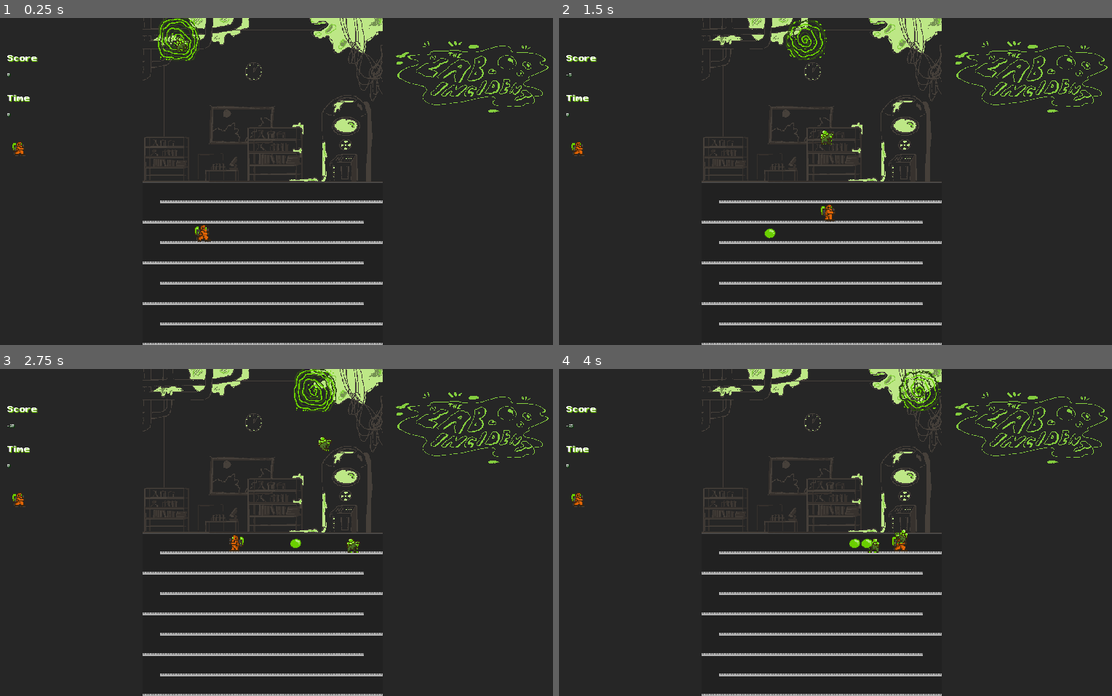
Above: before the commit, frames 1-4 (two rows, left to right).
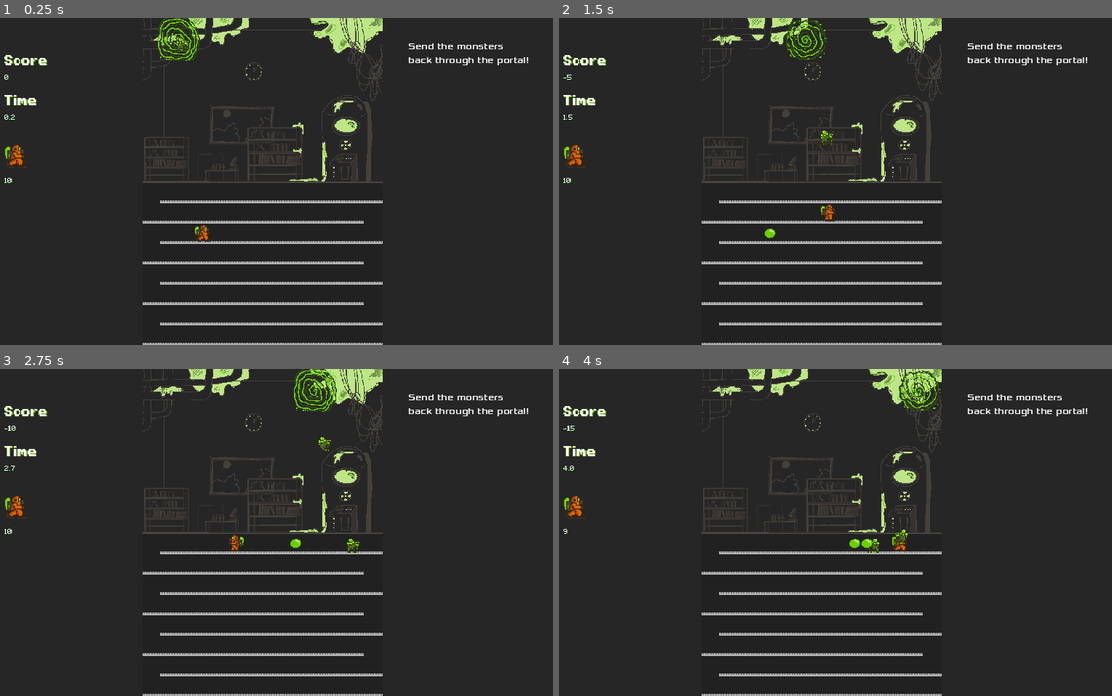
Above: after the commit, the same moments.

Repository: KrolPolski/Finnish-Game-Jam-2025
Game: Godot game, scene res://scenes/level_1.tscn
Two runs of this game, one before a commit and one after it. Both use one fixed random seed, a clock stepped at 60 frames per second and the inputs below.
Inputs:
- Up to frame 1 (0.25 s): no input
- Up to frame 2 (1.5 s): tap Enter (enter_key) at 0.5, 1.35 s; hold D (move_right) from 0.53 s (still down); tap Space (drop_bubble) at 0.6 s; tap W (climb_up) at 0.77 s
- Up to frame 3 (2.75 s): tap W (climb_up) at 1.52 s; release D (move_right) at 2.03 s; hold A (move_left) from 2.03 s (still down); tap Space (drop_bubble) at 2.1 s
- Up to frame 4 (4 s): release A (move_left) at 2.78 s; hold D (move_right) from 2.78 s (still down); tap Enter (enter_key) at 2.85 s; tap W (climb_up) at 3.02, 3.77 s; tap Space (drop_bubble) at 3.6 s

The runs differ from the first frame. In frame 1, 1.4% of the frame differs, in the area x 0-100%, y 7-51%; in frame 2, 1.4%; in frame 3, 1.4%; in frame 4, 1.4%.

Commit message:
adds timer to HUD

Diff:
--- a/hud.gd
+++ b/hud.gd
@@ -1,15 +1,26 @@
 extends CanvasLayer
 
+var time = 0.0
 # Called when the node enters the scene tree for the first time.
 func _ready() -> void:
 	pass # Replace with function body.
 
 # Called every frame. 'delta' is the elapsed time since the previous frame.
 func _process(delta: float) -> void:
+	time += delta
 	update_score(get_parent().get_node("Portal2").score)
+	update_health(get_parent().get_node("Player").health)
+	update_timer(time)
 
 func update_score(score):
 	$ScoreLable/ScoreCounter.text = str(score)
+
+func update_health(health):
+	$Health.text = str(health)
+
+func update_timer(time):
+	var formatted_time = "%0.1f" % time
+	$TimerLable/TimerCounter.text = str(formatted_time)
 
 func show_message(text):
 	$Message.text = text
--- a/hud.tscn
+++ b/hud.tscn
@@ -8,7 +8,6 @@
 [ext_resource type="Texture2D" uid="uid://dxkdnhlp27p0f" path="res://assets/character_sprites/player_sprite_2.png" id="4_o86w6"]
 [ext_resource type="Texture2D" uid="uid://cxgf4ca15vibu" path="res://assets/character_sprites/player_sprite_3.png" id="5_lovkv"]
 [ext_resource type="Texture2D" uid="uid://b7udvo4usfkrw" path="res://assets/character_sprites/player_sprite_4.png" id="6_kf48v"]
-[ext_resource type="Texture2D" uid="uid://c56ho2dnwkyis" path="res://assets/tilesets/title_screen.png" id="7_o2kq2"]
 
 [sub_resource type="SpriteFrames" id="SpriteFrames_8ww85"]
 animations = [{
@@ -34,14 +33,14 @@
 script = ExtResource("1_0a48s")
 
 [node name="ScoreLable" type="Label" parent="."]
-offset_left = 71.0
+offset_left = 64.0
 offset_top = 72.0
-offset_right = 169.0
+offset_right = 162.0
 offset_bottom = 111.0
 theme_override_colors/font_color = Color(1, 1, 1, 1)
 theme_override_colors/font_shadow_color = Color(0.439216, 0.8, 0, 1)
 theme_override_fonts/font = ExtResource("2_getvw")
-theme_override_font_sizes/font_size = 32
+theme_override_font_sizes/font_size = 46
 text = "Score"
 
 [node name="ScoreCounter" type="Label" parent="ScoreLable"]
@@ -52,18 +51,18 @@
 theme_override_colors/font_color = Color(1, 1, 1, 1)
 theme_override_colors/font_shadow_color = Color(0, 0.235294, 0, 1)
 theme_override_fonts/font = ExtResource("3_kh6w7")
-theme_override_font_sizes/font_size = 16
+theme_override_font_sizes/font_size = 28
 text = "0"
 
 [node name="TimerLable" type="Label" parent="."]
-offset_left = 71.0
+offset_left = 64.0
 offset_top = 160.0
-offset_right = 169.0
+offset_right = 162.0
 offset_bottom = 199.0
 theme_override_colors/font_color = Color(1, 1, 1, 1)
 theme_override_colors/font_shadow_color = Color(0.439216, 0.8, 0, 1)
 theme_override_fonts/font = ExtResource("2_getvw")
-theme_override_font_sizes/font_size = 32
+theme_override_font_sizes/font_size = 46
 text = "Time"
 
 [node name="TimerCounter" type="Label" parent="TimerLable"]
@@ -74,12 +73,23 @@
 theme_override_colors/font_color = Color(1, 1, 1, 1)
 theme_override_colors/font_shadow_color = Color(0, 0.235294, 0, 1)
 theme_override_fonts/font = ExtResource("3_kh6w7")
-theme_override_font_sizes/font_size = 16
+theme_override_font_sizes/font_size = 28
 text = "0"
 
 [node name="MessageTimer" type="Timer" parent="."]
 wait_time = 3.0
 one_shot = true
+
+[node name="Health" type="Label" parent="."]
+offset_left = 64.0
+offset_top = 344.0
+offset_right = 104.0
+offset_bottom = 367.0
+theme_override_colors/font_color = Color(1, 1, 1, 1)
+theme_override_colors/font_shadow_color = Color(0, 0.235294, 0, 1)
+theme_override_fonts/font = ExtResource("3_kh6w7")
+theme_override_font_sizes/font_size = 28
+text = "0"
 
 [node name="LeftHudPanel" type="Polygon2D" parent="."]
 z_index = -3
@@ -101,7 +111,8 @@
 back through the portal!"
 
 [node name="AnimatedSprite2D" type="AnimatedSprite2D" parent="."]
-position = Vector2(96, 288)
+position = Vector2(88, 304)
+scale = Vector2(1.625, 1.625)
 sprite_frames = SubResource("SpriteFrames_8ww85")
 frame = 3
 frame_progress = 0.0046079
@@ -113,19 +124,3 @@
 color = Color(0.14902, 0.14902, 0.14902, 1)
 offset = Vector2(-24, -24)
 polygon = PackedVector2Array(8, -8, 8, 600, 328, 600, 328, -8)
-
-[node name="StartMessage" type="Label" parent="."]
-offset_left = 1904.0
-offset_top = 96.0
-offset_right = 2169.0
-offset_bottom = 174.0
-theme_override_colors/font_color = Color(1, 1, 1, 1)
-theme_override_fonts/font = ExtResource("1_ejxvs")
-theme_override_font_sizes/font_size = 21
-text = "Send the monsters
-back through the portal!"
-
-[node name="TitleScreen" type="Sprite2D" parent="."]
-position = Vector2(1088, 120)
-scale = Vector2(0.668919, 0.668919)
-texture = ExtResource("7_o2kq2")
Not shown: 1 places in hud.tscn that only renumber resources
